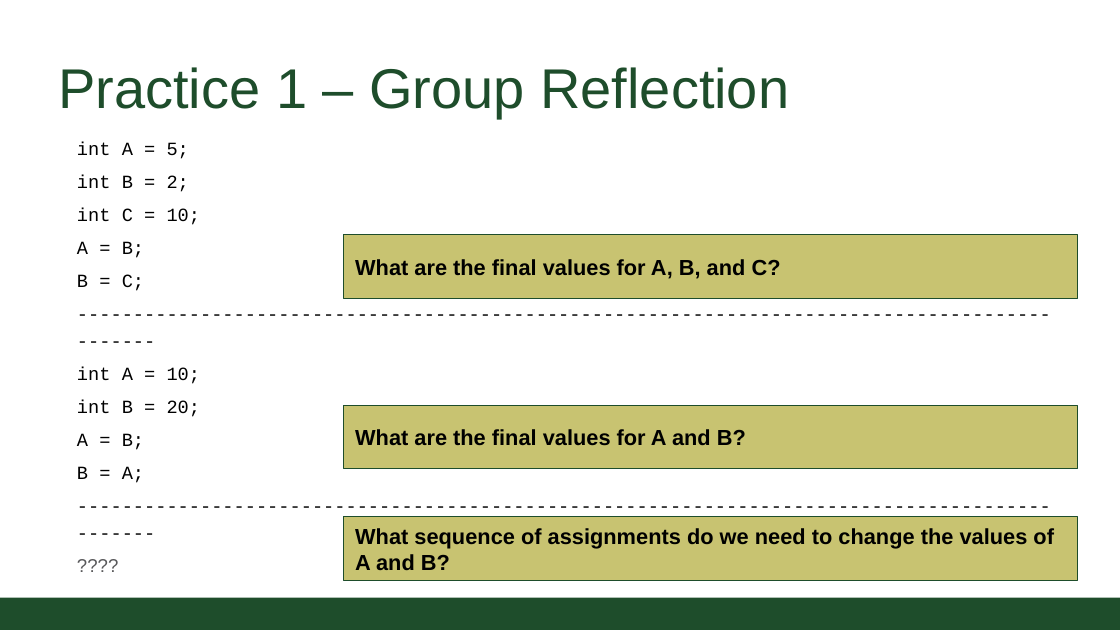
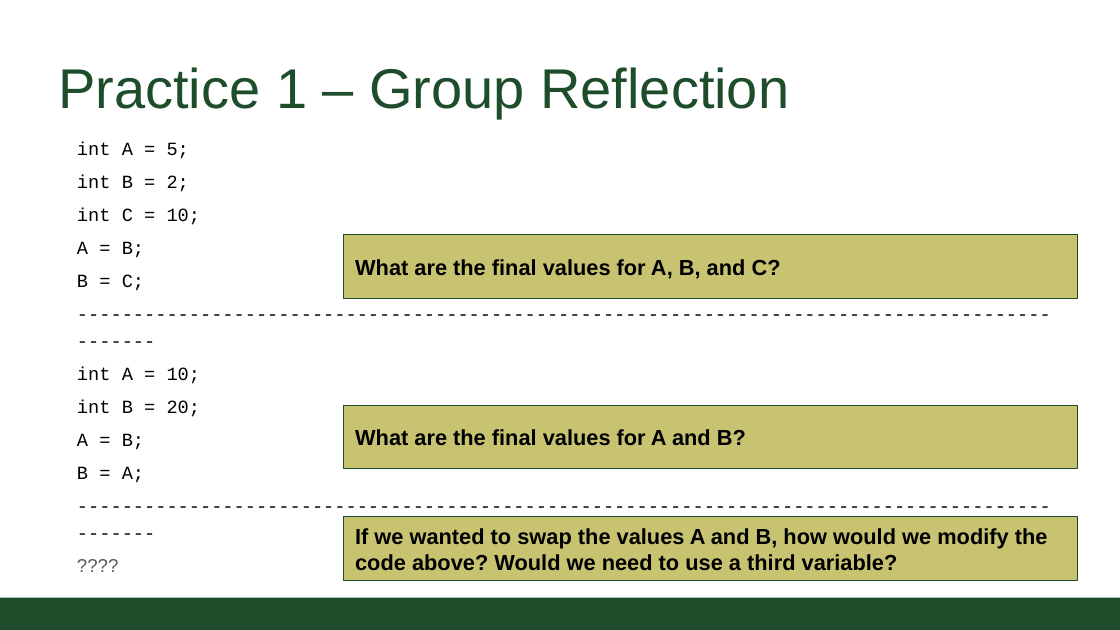
Before and after one commit to CSU-CompSci-CS163-4/Handouts, a slide deck: slide 9 of slides/On-Campus/02_01_Variables.pptx. Drawn at 1120x630 pixels with LibreOffice and Linux fonts; fonts in the diff are those of the drawing; background and template pictures are left out. Boxes give left, top, right and bottom in pixels: in the first picture for what was removed or moved away, otherwise in the second. Text is boxed around its words. In the diff, an @@ line names an element or a change of style, - is before the commit and + after.

Commit message:
updated Variables, and minor update to 01_02 for 163 in class example differencees.

```diff
--- a/slides/On-Campus/02_01_Variables.pptx
+++ b/slides/On-Campus/02_01_Variables.pptx
@@ text in rectangle at (355, 528, 1048, 571): text changed @@
-What sequence of assignments do we need to change the values of A and B?
+If we wanted to swap the values A and B, how would we modify the code above? Would we need to use a third variable?
```
Also in this commit, not shown: 2 other slides changed.
